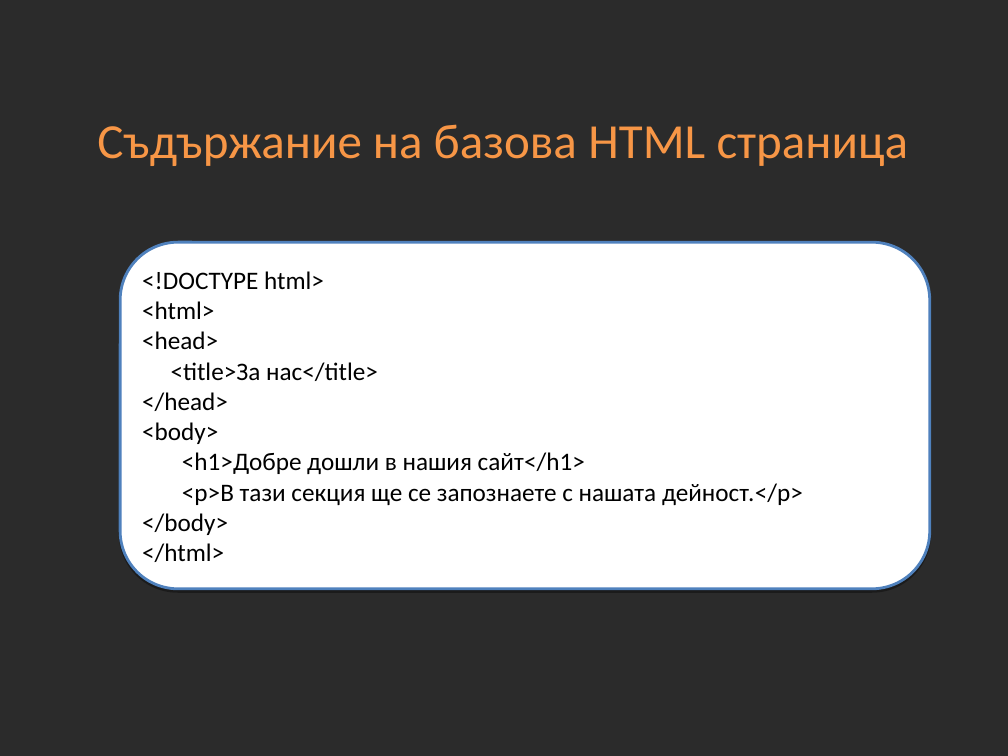
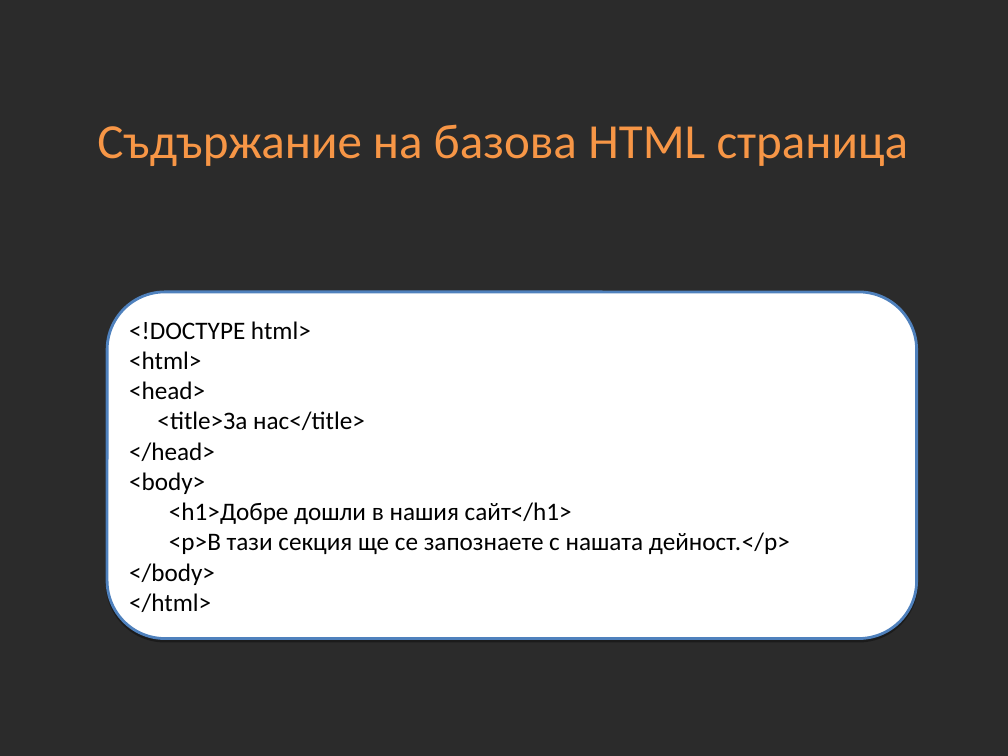
Before and after one commit to Academy-Soft-Intellect/Front-End-Course, a slide deck: slide 5 of 02-HTML-Basics/02-HTML-Basics.ppt. Drawn at 1008x756 pixels with LibreOffice and Linux fonts; fonts in the diff are those of the drawing; background and template pictures are left out; a plain dark background stands for a picture behind light text. Boxes give left, top, right and bottom in pixels: in the first picture for what was removed or moved away, otherwise in the second. Text is boxed around its words. In the diff, an @@ line names an element or a change of style, - is before the commit and + after.

Commit message:
02-HTML-Basics - Homework change

```diff
--- a/02-HTML-Basics/02-HTML-Basics.ppt
+++ b/02-HTML-Basics/02-HTML-Basics.ppt
@@ rounded rectangle "<!DOCTYPE html> <html> <head> <title>За ...": place and size @@
-rounded rectangle "<!DOCTYPE html> <html> <head> <title>За ..." at box(120, 242, 929, 589)
+rounded rectangle "<!DOCTYPE html> <html> <head> <title>За ..." at box(107, 292, 916, 639)
```
Also in this commit, not shown: 3 other slides changed, 2 other files.
